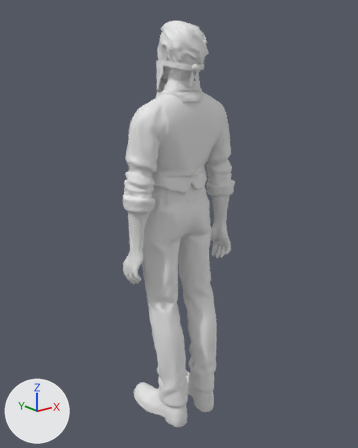
Renders of the glTF model assets/people/doctor_s2_talking.glb from each side of a commit.
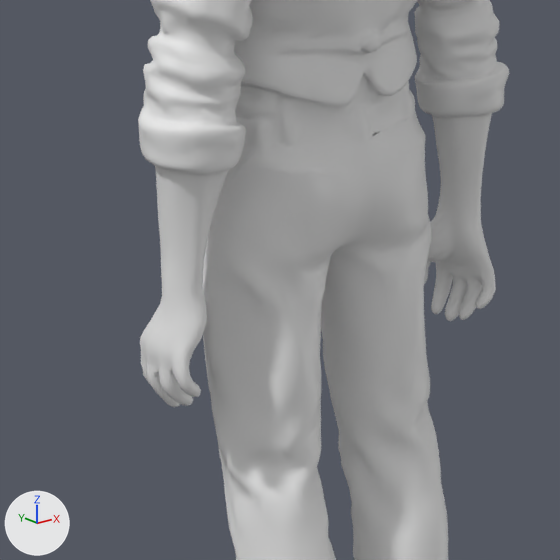
Old and new are each drawn whole from a 50 mm lens placed at (-1.315, -1.63, 1.597), pointed at (0.021, 0.04, 0.929) and again close up on the part from 23% to 70% of the width and 36% to 74% of the height. Lighting does not change. The marker at lower left points along +X, +Y and +Z. The older version's two pictures come first. Vertices at exactly the same position are counted once.

Objects in the first close-up: 'body_skin'.
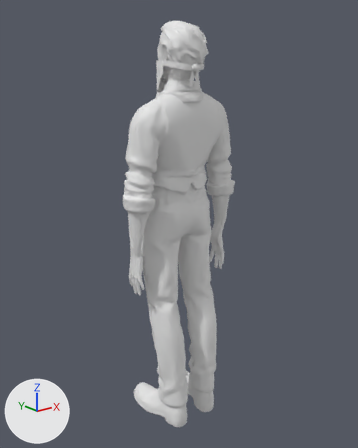
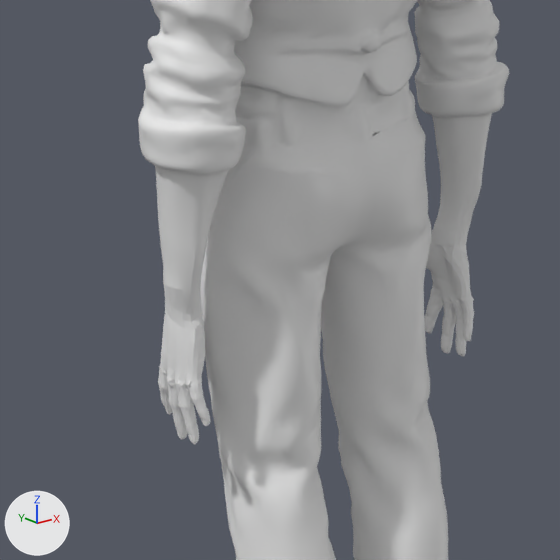
Where the change shows, as pixel boxes [x1, y1, x2, y2] in the close-ups (560 x 560 px):
part 1 of me_body_skin, cut back
    before: [140, 243, 207, 407]
    after: [158, 243, 210, 445]
part 2 of me_body_skin, reshaped
    before: [424, 196, 496, 321]
    after: [424, 197, 477, 356]

The change, as a diff of the scene's bpy script:
```diff
--- a/assets/people/doctor_s2_talking.glb.py
+++ b/assets/people/doctor_s2_talking.glb.py
@@ me_body_skin @@
 # used by ob_body_skin; location = (0.0, 0.0, 0.0)
-me_body_skin.from_pydata(...)  # 14494 vertices, 28925 faces; spans x -0.29..0.29, y -0.13..0.21, z -0.01..1.59
+me_body_skin.from_pydata(...)  # 16662 vertices, 33261 faces; spans x -0.29..0.29, y -0.13..0.21, z -0.01..1.59
+# me_body_skin part 1: 121 vertices moved from x -0.27..-0.2, y -0.03..0.07, z 0.71..0.93 to x -0.26..-0.2, y -0.03..0.07, z 0.71..0.93; 458 vertices removed from x -0.28..-0.2, y -0.04..0.07, z 0.71..0.93; 1503 vertices added at x -0.26..-0.19, y -0.04..0.09, z 0.67..0.93
+# me_body_skin part 2: 93 vertices moved from x 0.2..0.27, y -0.04..0.07, z 0.72..0.9 to x 0.2..0.26, y -0.03..0.07, z 0.72..0.89; 431 vertices removed from x 0.2..0.28, y -0.05..0.07, z 0.72..0.92; 1554 vertices added at x 0.19..0.26, y -0.04..0.09, z 0.67..0.92
```
